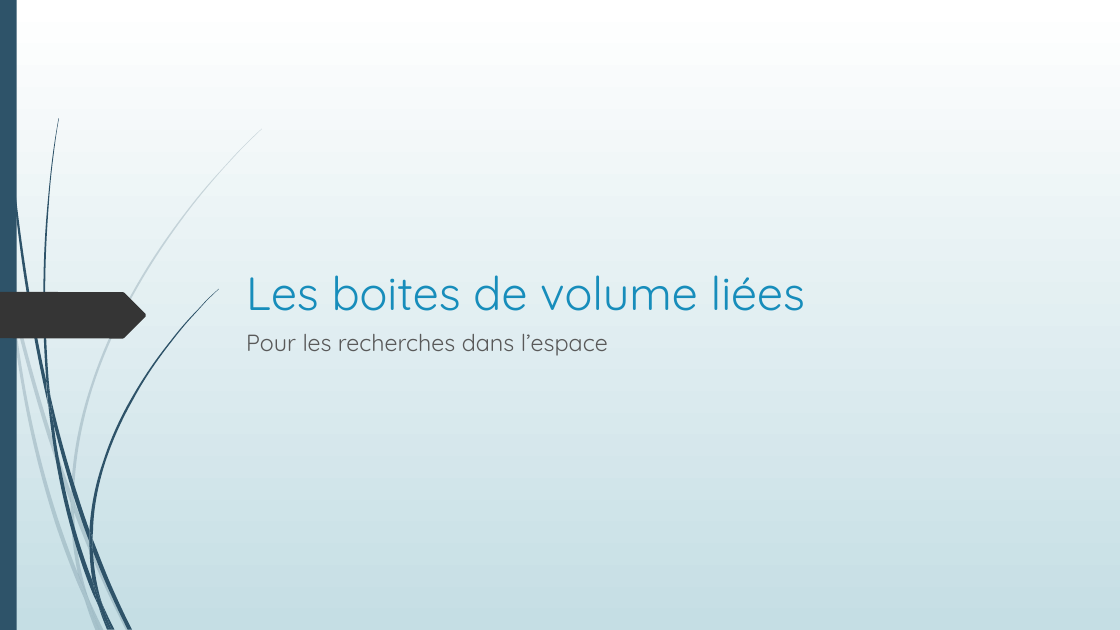
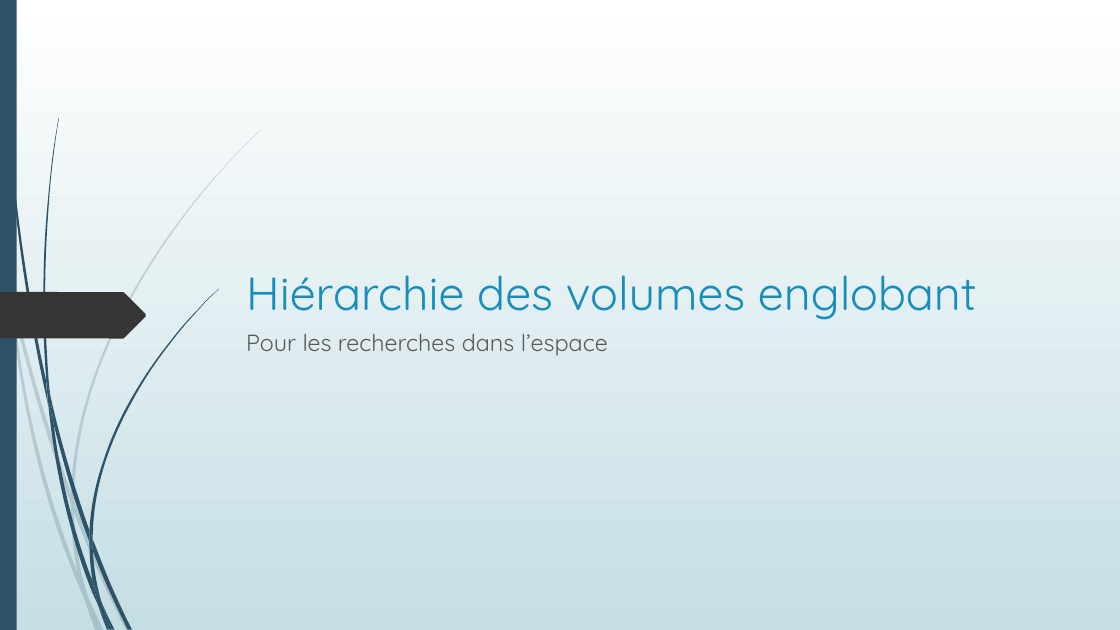
Before and after one commit to Poroing/CrowdDeplacementOptimisation, a slide deck: slide 29 of Présentation/Détermination d'un plan d'évacuation incendie.pptx (slide 19 before the commit). Drawn at 1120x630 pixels with LibreOffice and Linux fonts; fonts in the diff are those of the drawing. Boxes give left, top, right and bottom in pixels: in the first picture for what was removed or moved away, otherwise in the second. Text is boxed around its words. In the diff, an @@ line names an element or a change of style, - is before the commit and + after.

```diff
--- a/Présentation/Détermination d'un plan d'évacuation incendie.pptx
+++ b/Présentation/Détermination d'un plan d'évacuation incendie.pptx
@@ title at <box>246,275,977,320</box>: text changed @@
-Les boites de volume liées
+Hiérarchie des volumes englobant
```
Also in this commit, not shown: 7 other slides changed, 19 slides added, 8 slides removed, 11 other files.
